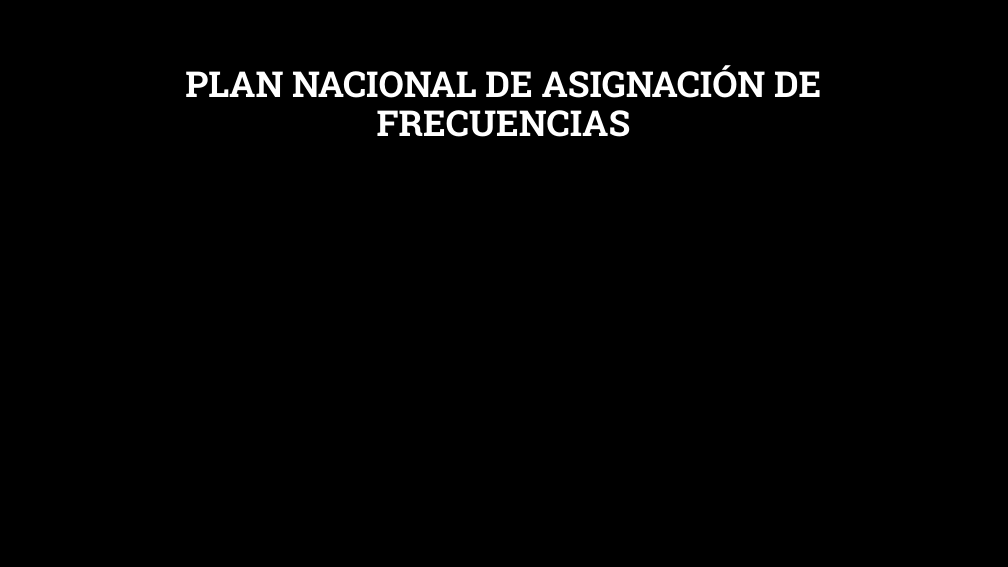
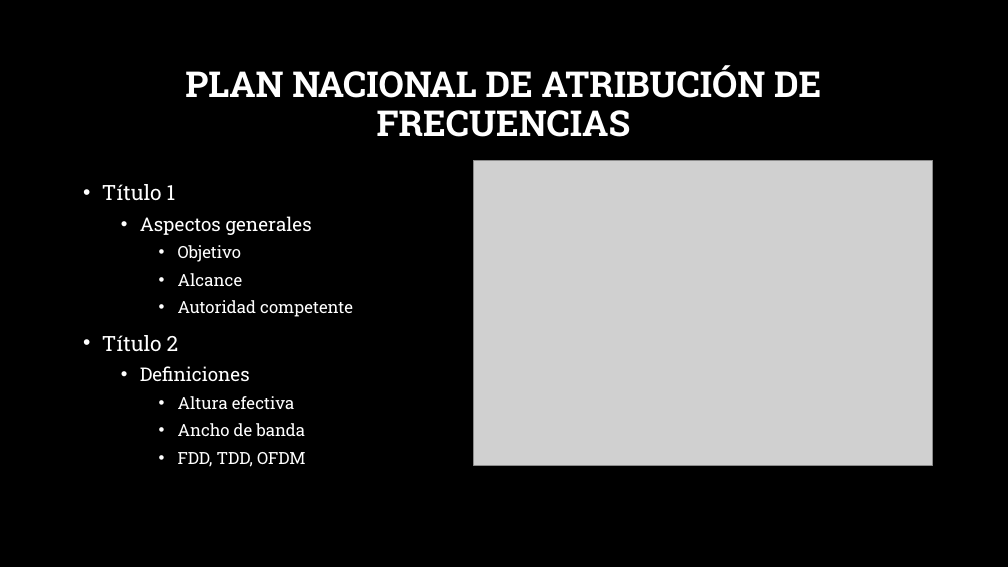
Before and after one commit to Tobiasfonseca/Integrador_GR5, a slide deck: slide 4 of Conceptos previos.pptx. Drawn at 1008x567 pixels with LibreOffice and Linux fonts; fonts in the diff are those of the drawing; grey boxes stand for pictures; background and template pictures are left out. Boxes give left, top, right and bottom in pixels: in the first picture for what was removed or moved away, otherwise in the second. Text is boxed around its words. In the diff, an @@ line names an element or a change of style, - is before the commit and + after.

```diff
--- a/Conceptos previos.pptx
+++ b/Conceptos previos.pptx
@@ title at <box>185,65,821,137</box>: text changed @@
-PLAN NACIONAL DE ASIGNACIÓN DE FRECUENCIAS
+PLAN NACIONAL DE ATRIBUCIÓN DE FRECUENCIAS
@@ picture added at <box>473,160,932,466</box> @@
@@ text added at <box>102,184,353,467</box>, 16 pt, text #FFFFFF @@
+• Título 1
+  • Aspectos generales
+    • Objetivo
+    • Alcance
+    • Autoridad competente
+• Título 2
+  • Definiciones
+    • Altura efectiva
+    • Ancho de banda
+    • FDD, TDD, OFDM
```
Also in this commit, not shown: 1 slide added.
